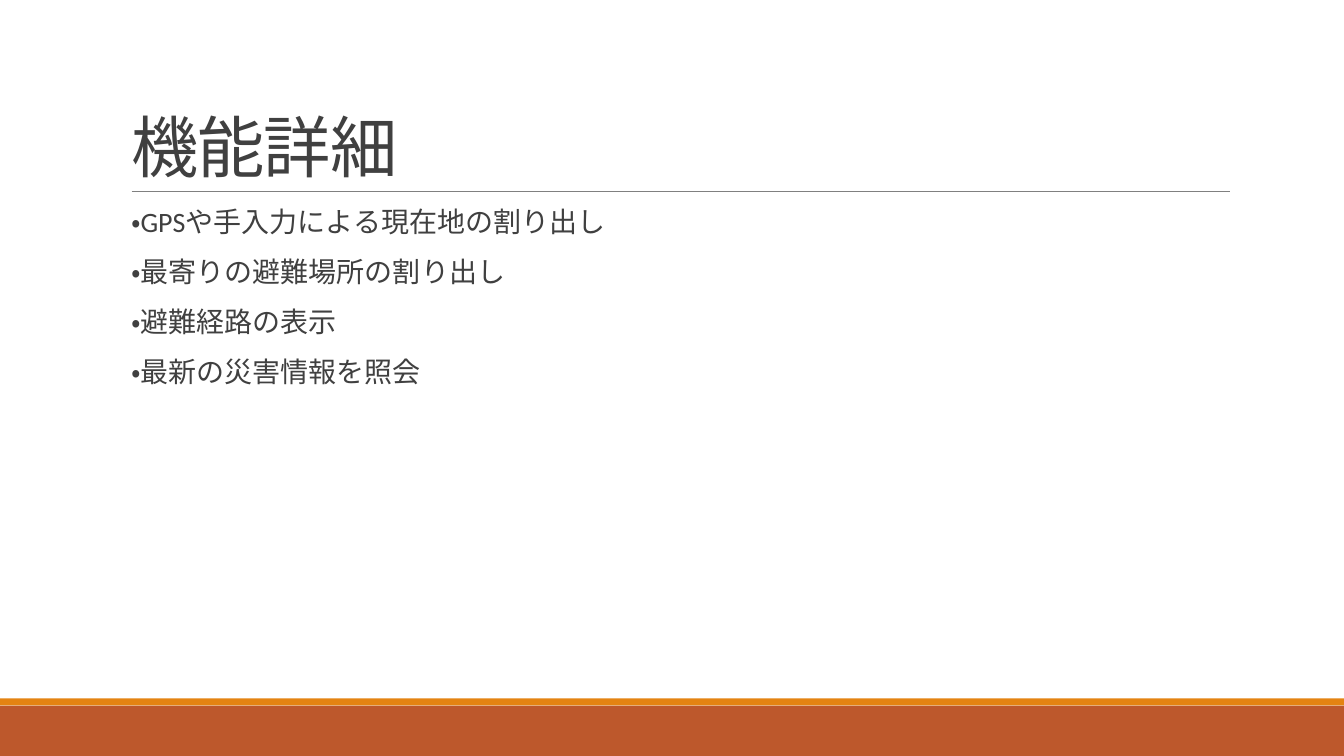
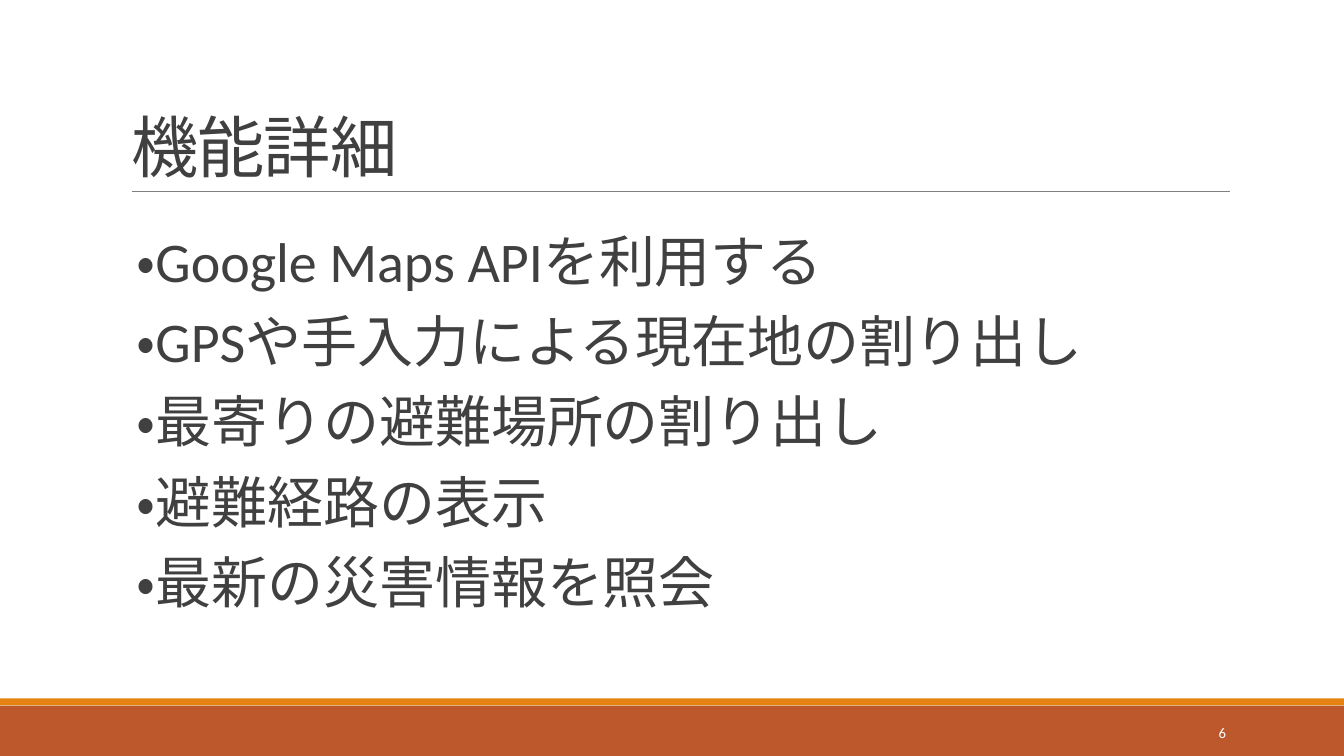
Before and after one commit to tomoyukikondo/yabukiC2017, a slide deck: slide 6 of 避難所情報サービス開発プロジェクト.pptx (slide 5 before the commit). Drawn at 1344x756 pixels with LibreOffice and Linux fonts; fonts in the diff are those of the drawing. Boxes give left, top, right and bottom in pixels: in the first picture for what was removed or moved away, otherwise in the second. Text is boxed around its words. In the diff, an @@ line names an element or a change of style, - is before the commit and + after.

```diff
--- a/避難所情報サービス開発プロジェクト.pptx
+++ b/避難所情報サービス開発プロジェクト.pptx
@@ text "・Google Maps APIを利用する": place and size @@
-text "・Google Maps APIを利用する" at box(131, 208, 605, 385)
+text "・Google Maps APIを利用する" at box(136, 235, 1082, 608)
@@ text at box(136, 235, 823, 292): paragraph added @@
+  ・Google Maps APIを利用する
@@ text at box(136, 315, 1082, 608): size 20 to 40 pt in "・GPSや手入力による現在地の割り出し", "・最寄りの避難場所の割り出し", "・避難経路の表示", "・最新の災害情報を照会" @@
@@ page number added at box(1219, 728, 1226, 738), 10.5 pt, text #FFFFFF @@
+6
```
Also in this commit, not shown: 11 other slides changed, 3 slides added.
